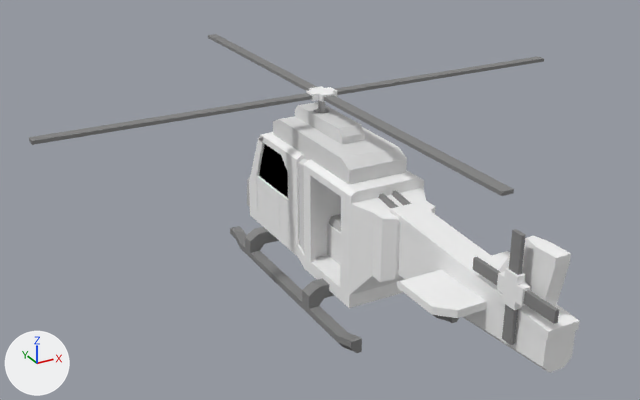
The Blender file blends/helicopterModified.blend: old version first, new version second.
Camera for both pictures: a 50 mm lens placed at (-11.9, -20.12, 6.46), pointed at (-0.54, 0.52, -3.86). The lights are fixed; the arrows at lower left show +X, +Y and +Z. Both versions are drawn at frame 14 of the action 'joint1Action'; the numbers are the values there.

Names of what the first picture shows: 'chassis', 'elevator', 'gray', 'inside', 'rotorB', 'skids', 'support', 'tail', 'whirltop', 'whirltopB'.
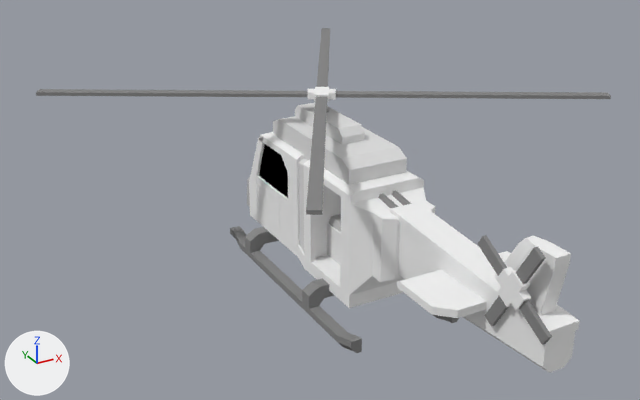
ob_joint2 is not drawn itself; it is the parent of ob_twirler0, ob_whirltop0, ob_pump0.
ob_joint1 is not drawn itself; it is the parent of ob_rotorb0, ob_whirltopb0.

Pixel boxes [x1, y1, x2, y2] of what changed, in the pictures (640 x 400 px):
```json
{"object": "whirltop", "change": "turned", "before": [29, 34, 544, 196], "after": [36, 28, 611, 215]}
{"object": "whirltopB", "change": "turned", "before": [473, 229, 559, 345], "after": [478, 235, 552, 345]}
{"object": "rotorB", "change": "turned", "before": [497, 268, 531, 310], "after": [496, 267, 531, 310]}
{"object": "twirler", "change": "turned", "before": [306, 86, 337, 102], "after": [308, 87, 336, 102]}
{"object": "pump", "change": "turned", "before": [318, 100, 325, 113], "on screen": "not visible afterwards"}
```

Edits to the scene script, one JSON object a line:
```json
{"op": "set", "path": "ob_joint2.rotation_euler", "old": "(0.0, 0.0, 3.142)", "new": "(0.0, 0.0, 2.618)", "note": "degrees (0, 0, 180) -> degrees (0, 0, 150)"}
{"op": "set", "path": "ob_joint1.rotation_euler", "old": "(3.142, 0.0, 0.0)", "new": "(-2.618, 0.0, 0.0)", "note": "degrees (180, 0, 0) -> degrees (-150, 0, 0)"}
```
